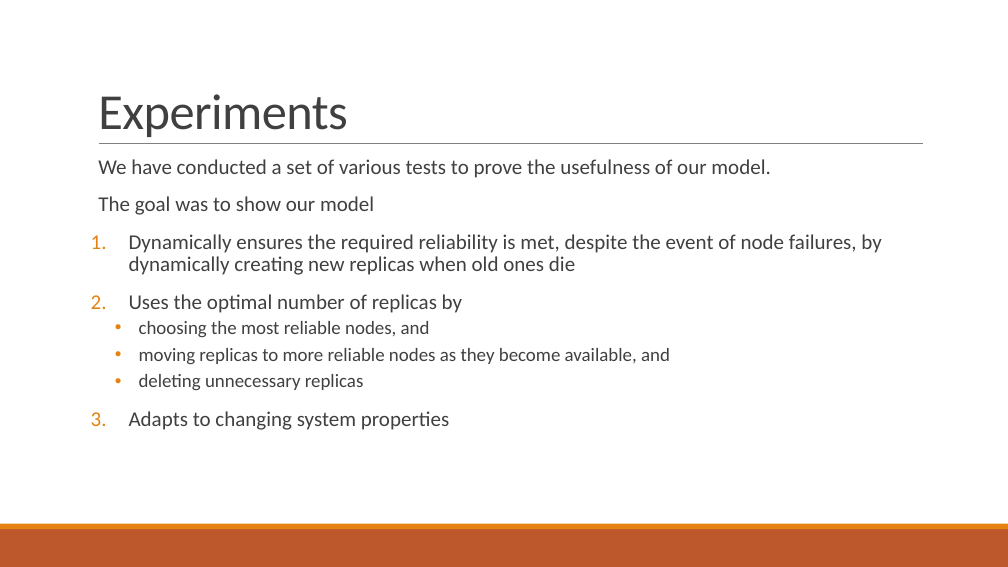
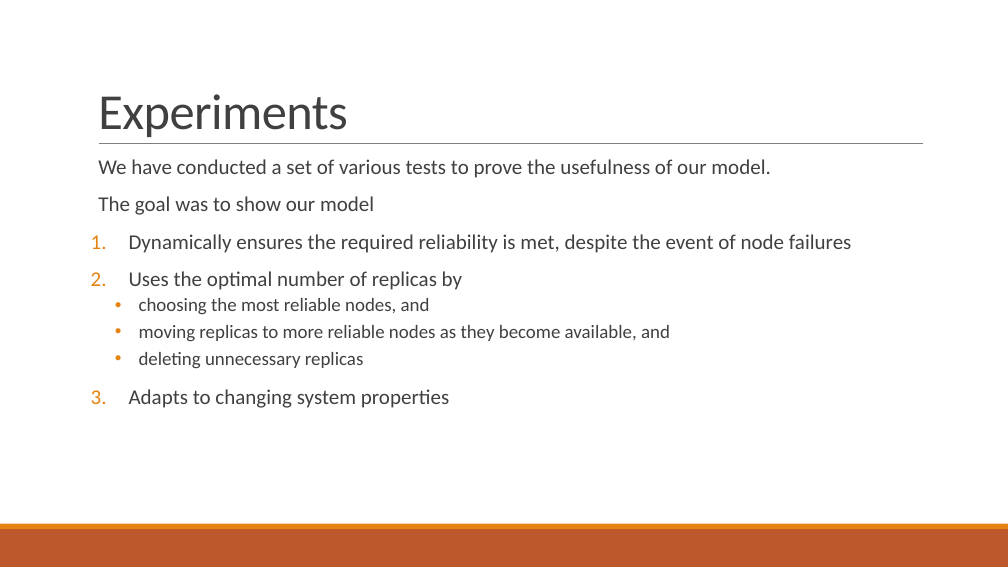
Before and after one commit to PStahl/master_thesis, a slide deck: slide 31 of presentation/presentation2.pptx (slide 30 before the commit). Drawn at 1008x567 pixels with LibreOffice and Linux fonts; fonts in the diff are those of the drawing. Boxes give left, top, right and bottom in pixels: in the first picture for what was removed or moved away, otherwise in the second. Text is boxed around its words. In the diff, an @@ line names an element or a change of style, - is before the commit and + after.

Commit message:
update presentation

```diff
--- a/presentation/presentation2.pptx
+++ b/presentation/presentation2.pptx
@@ text at [129,234,851,253]: text changed @@
-1. Dynamically ensures the required reliability is met, despite the event of node failures, by dynamically creating new replicas when old ones die
+1. Dynamically ensures the required reliability is met, despite the event of node failures
```
Also in this commit, not shown: 2 other slides changed, 1 slide added.
